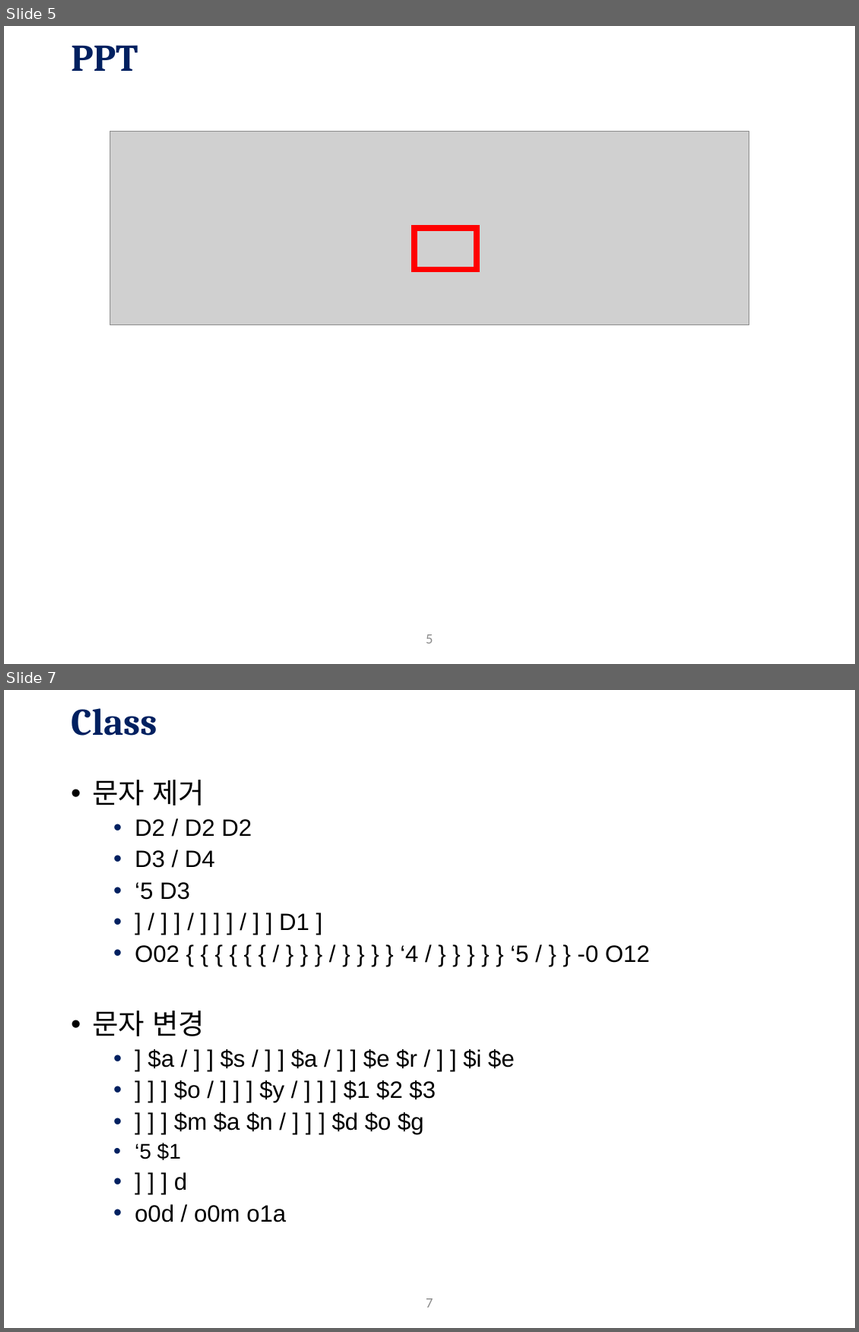
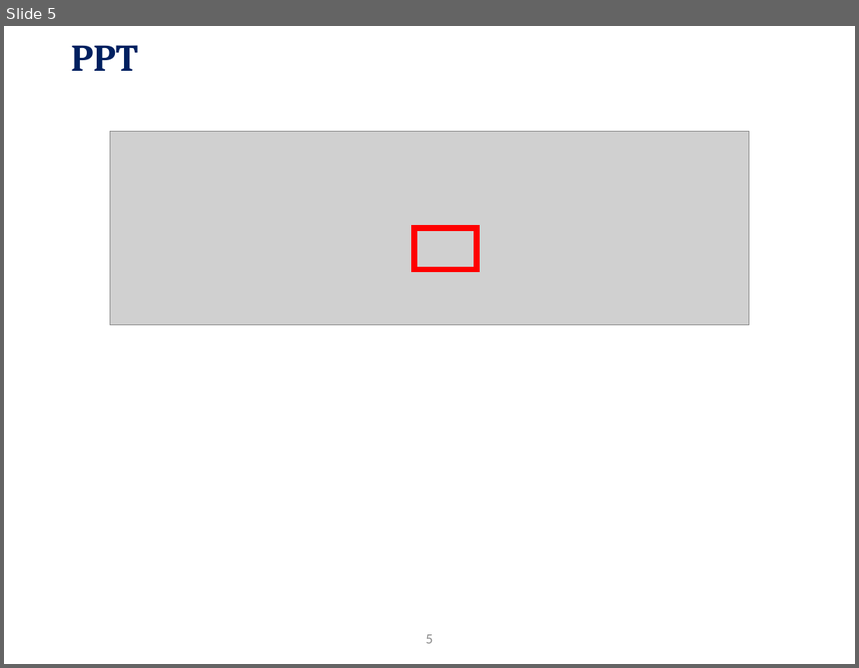
Before and after one commit to BbangDe/BbangDe.github.io, a slide deck: course_ppt/0. Orientation.pptx. Shown one above the other, each under a label of ours: slides 5 and 7 before the commit, slide 5 after it; the slides between them are not shown. The pictures are 859x1332 and 859x668 pixels, drawn with LibreOffice and Linux fonts; fonts in the diff are those of the drawing; grey boxes stand for pictures; background and template pictures are left out. Boxes give left, top, right and bottom in pixels: in the first picture for what was removed or moved away, otherwise in the second. Text is boxed around its words. In the diff, an @@ line names an element or a change of style, - is before the commit and + after.

```diff
--- a/course_ppt/0. Orientation.pptx
+++ b/course_ppt/0. Orientation.pptx
@@ slide 7 removed at bbox=[4, 690, 855, 1328], background #FFFFFF; not listed: 1 template element that a slide beside it also shows @@
@@ title removed at bbox=[71, 708, 157, 736] @@
-Class
@@ text removed at bbox=[92, 780, 650, 1223] @@
-• 문자 제거
-  • D2 / D2 D2
-  • D3 / D4
-  • ‘5 D3
-  • ] / ] ] / ] ] ] / ] ] D1 ]
-  • O02 { { { { { { / } } } / } } } } ‘4 / } } } } } ‘5 / } } -0 O12
-• 문자 변경
-  • ] $a / ] ] $s / ] ] $a / ] ] $e $r / ] ] $i $e
-  • ] ] ] $o / ] ] ] $y / ] ] ] $1 $2 $3
-  • ] ] ] $m $a $n / ] ] ] $d $o $g
-  • ‘5 $1
-  • ] ] ] d
-  • o0d / o0m o1a
```
Also in this commit, not shown: 1 slide changed, 3 slides added, 4 other slides removed.
